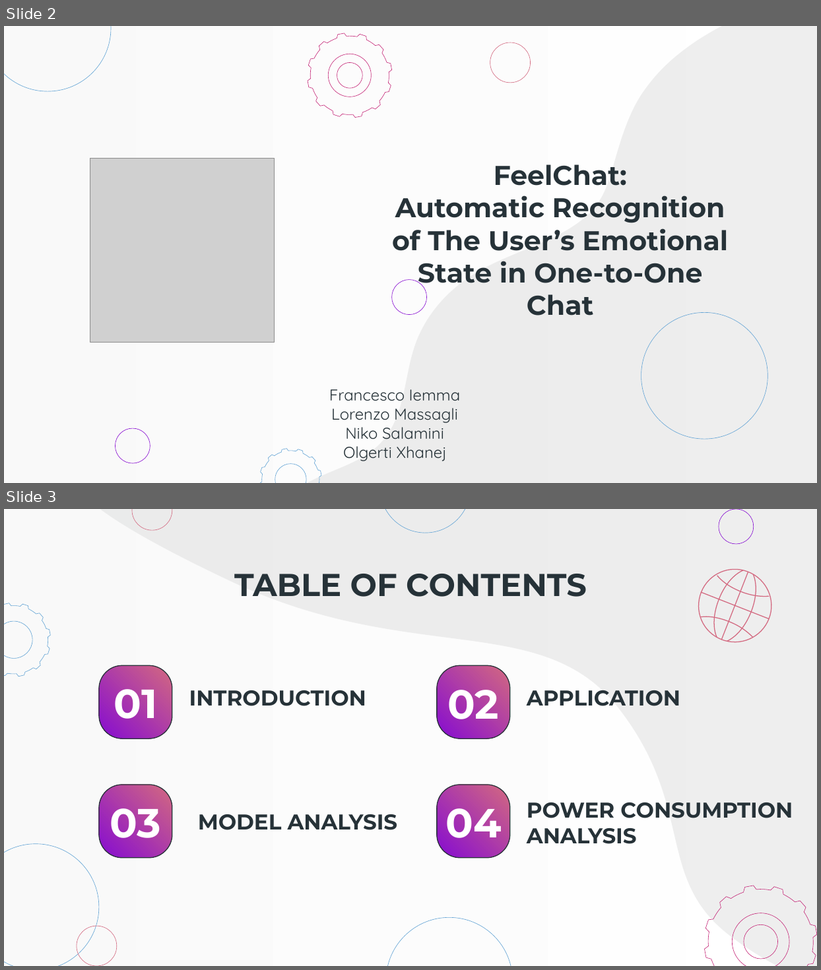
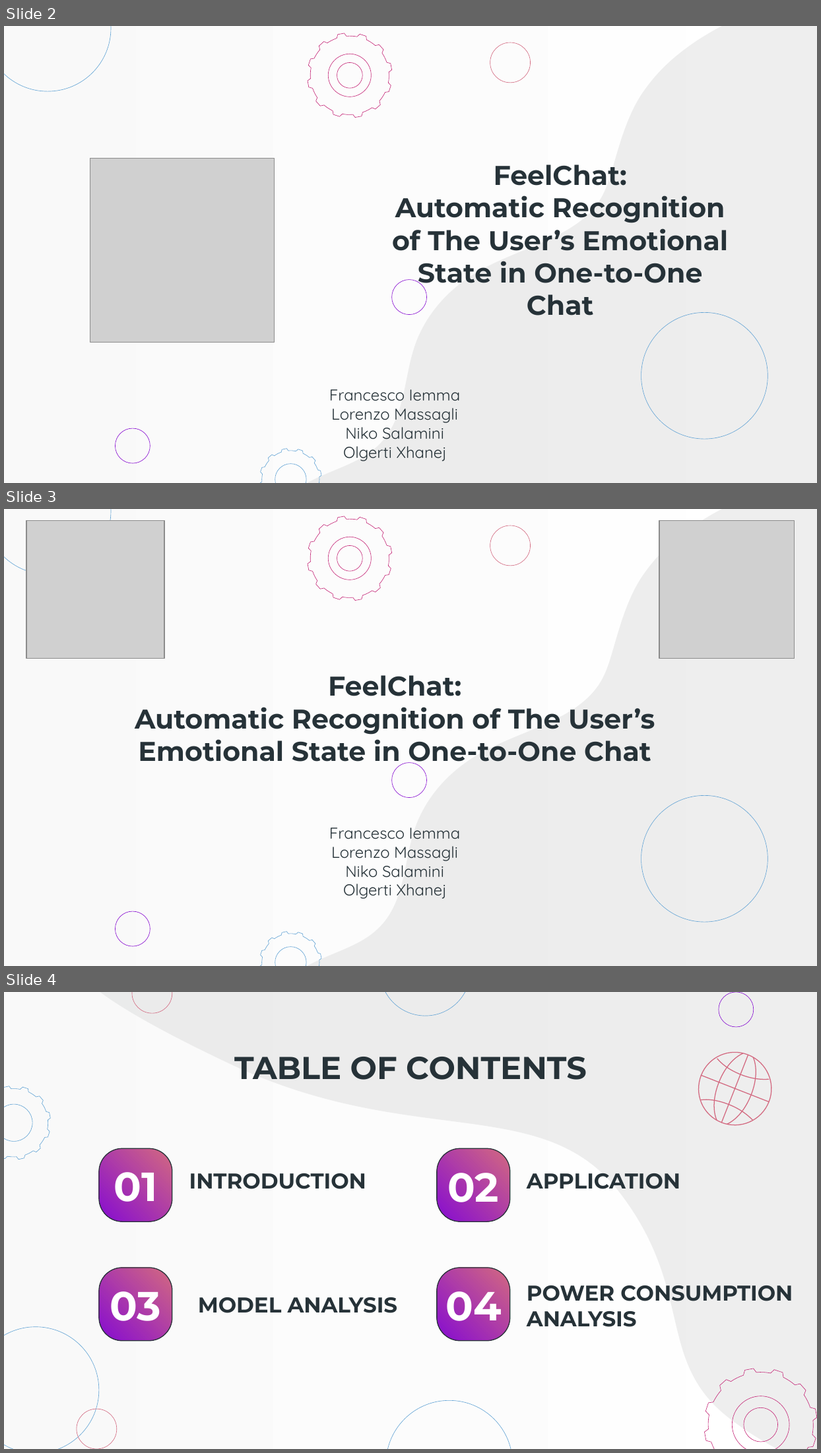
Before and after one commit to gerti98/MobileProject, a slide deck: Presentation/Presentazione Finale.pptx. Shown one above the other, each under a label of ours: slides 2 and 3 before the commit, slides 2, 3 and 4 after it. The pictures are 821x970 and 821x1453 pixels, drawn with LibreOffice and Linux fonts; fonts in the diff are those of the drawing; grey boxes stand for pictures. Boxes give left, top, right and bottom in pixels: in the first picture for what was removed or moved away, otherwise in the second. Text is boxed around its words. In the diff, an @@ line names an element or a change of style, - is before the commit and + after.

```diff
--- a/Presentation/Presentazione Finale.pptx
+++ b/Presentation/Presentazione Finale.pptx
@@ slide 3 added at (4, 509, 817, 966), background #FFFFFF; not listed: 10 template elements that a slide beside it also shows @@
@@ picture added at (26, 520, 165, 659) @@
@@ picture added at (659, 520, 795, 659) @@
@@ title added at (135, 675, 655, 768), 24 pt, text #263238, bold @@
+FeelChat:
+Automatic Recognition of The User’s Emotional State in One-to-One Chat
@@ subtitle added at (329, 828, 461, 899), 14 pt, text #263238 @@
+Francesco Iemma
+Lorenzo Massagli
+Niko Salamini
+Olgerti Xhanej
@@ what was slide 3 is now slide 4 @@
```
Also in this commit, not shown: 1 slide changed.
